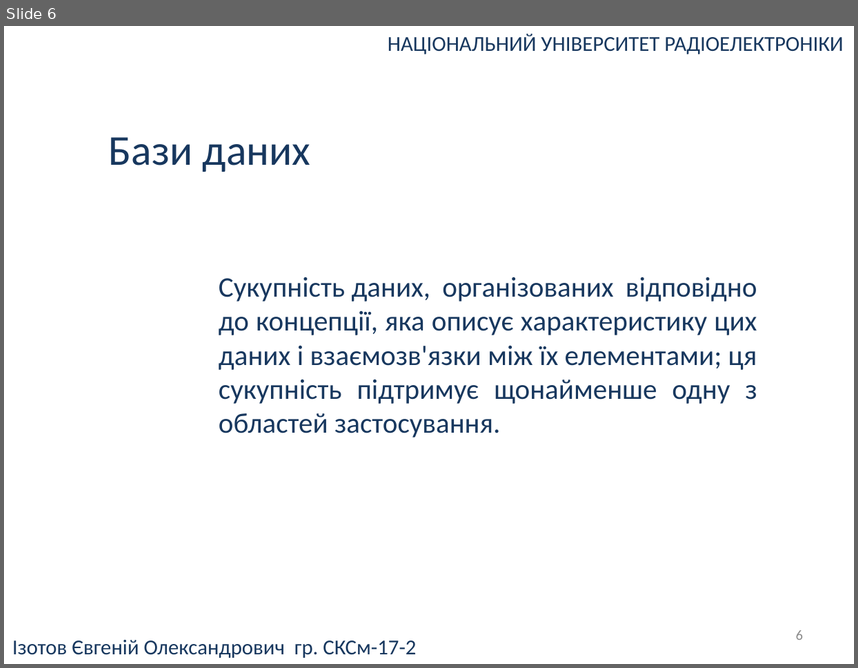
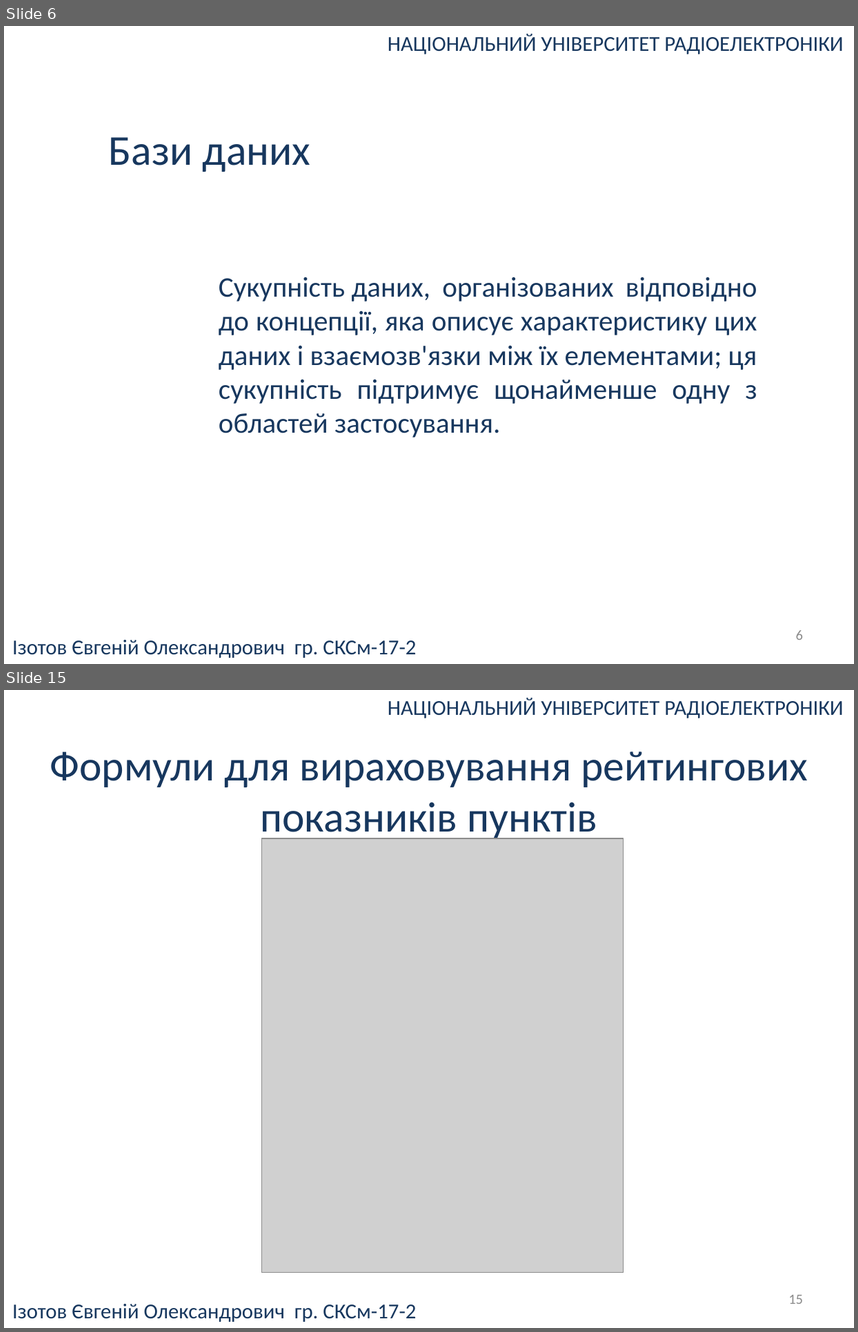
Before and after one commit to UdgineIzotov/diplom-doc, a slide deck: root/Презентация.pptx. Shown one above the other, each under a label of ours: slide 6 before the commit, slides 6 and 15 after it; the slides between them are not shown. The pictures are 858x668 and 858x1332 pixels, drawn with LibreOffice and Linux fonts; fonts in the diff are those of the drawing; grey boxes stand for pictures. Boxes give left, top, right and bottom in pixels: in the first picture for what was removed or moved away, otherwise in the second. Text is boxed around its words. In the diff, an @@ line names an element or a change of style, - is before the commit and + after.

```diff
--- a/root/Презентация.pptx
+++ b/root/Презентация.pptx
@@ slide 15 added at (x1=4, y1=690, x2=854, y2=1328), background #FFFFFF @@
@@ text added at (x1=388, y1=698, x2=843, y2=718), 18 pt, text #17375E @@
+НАЦІОНАЛЬНИЙ УНІВЕРСИТЕТ РАДІОЕЛЕКТРОНІКИ
@@ text added at (x1=50, y1=751, x2=808, y2=842), 36 pt, text #17375E @@
+Формули для вираховування рейтингових показників пунктів
@@ picture added at (x1=261, y1=838, x2=623, y2=1272) @@
@@ text added at (x1=12, y1=1303, x2=416, y2=1321), 18 pt, text #17375E @@
+Ізотов Євгеній Олександрович гр. СКСм-17-2
@@ page number added at (x1=789, y1=1294, x2=803, y2=1303), 12 pt, text #8C8C8C @@
+15
```
Also in this commit, not shown: 4 slides changed, 6 other slides added, 2 slides removed, 2 other files.
